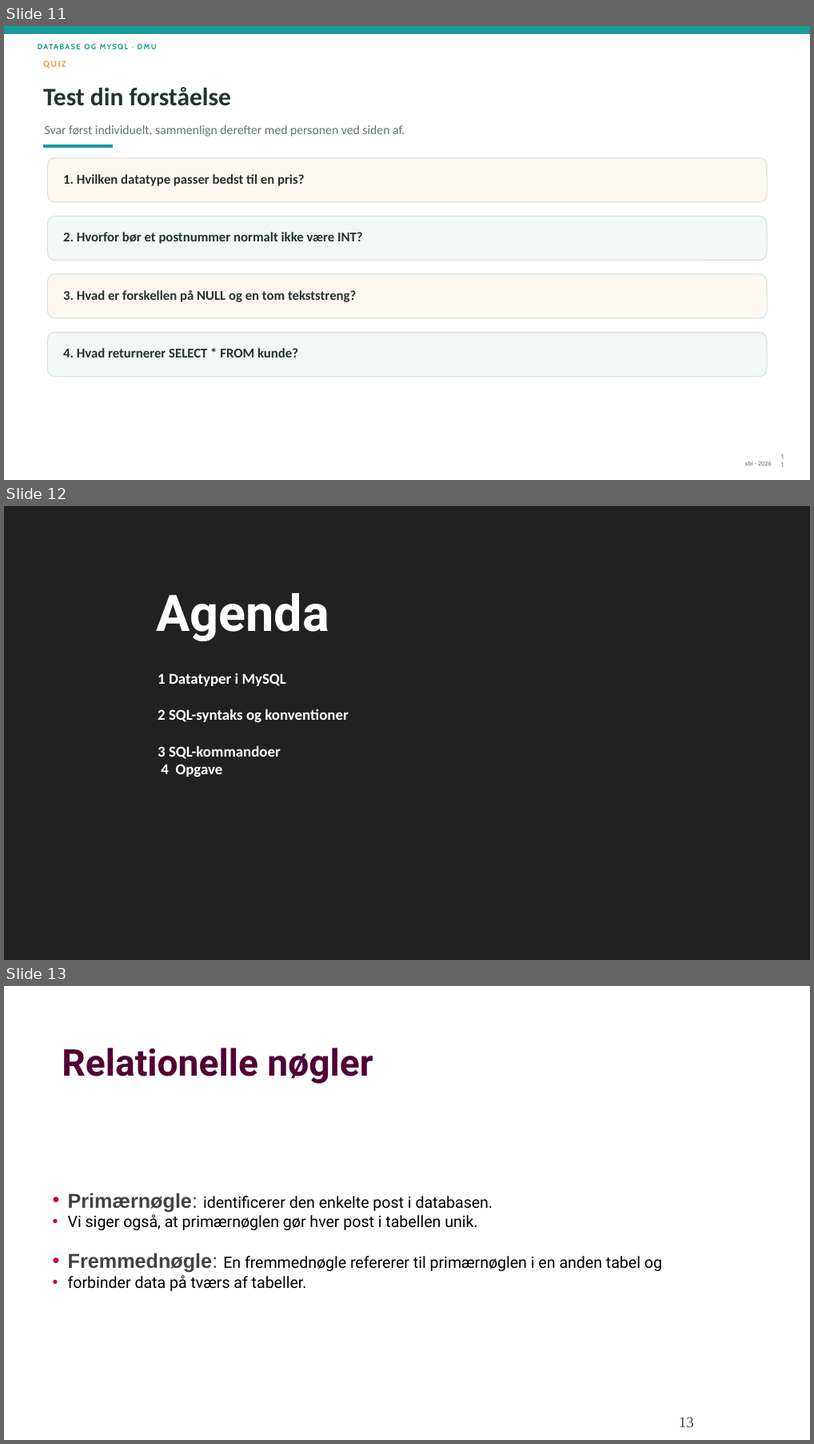
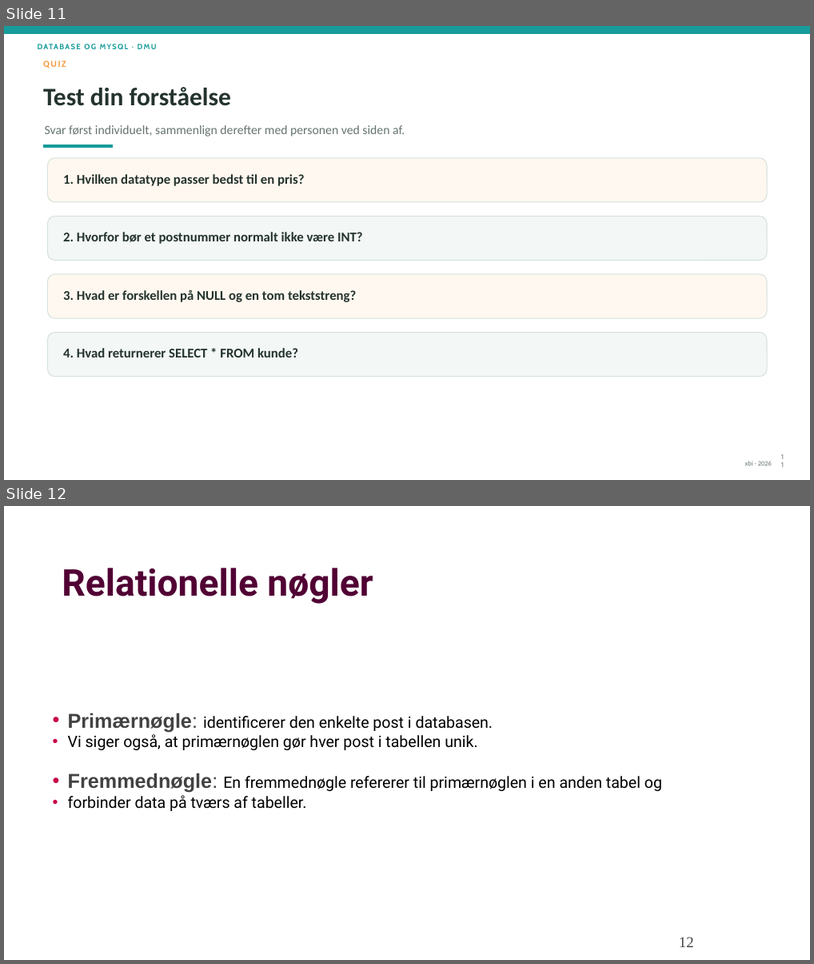
Before and after one commit to xiaoleibi/DMU26, a slide deck: DBPPT/DB Gang3 DataTyper.pptx. Shown one above the other, each under a label of ours: slides 11, 12 and 13 before the commit, slides 11 and 12 after it. The pictures are 814x1444 and 814x964 pixels, drawn with LibreOffice and Linux fonts; fonts in the diff are those of the drawing. Boxes give left, top, right and bottom in pixels: in the first picture for what was removed or moved away, otherwise in the second. Text is boxed around its words. In the diff, an @@ line names an element or a change of style, - is before the commit and + after.

```diff
--- a/DBPPT/DB Gang3 DataTyper.pptx
+++ b/DBPPT/DB Gang3 DataTyper.pptx
@@ slide 12 removed at bbox=[4, 506, 810, 960], background #212121 @@
@@ title removed at bbox=[156, 592, 330, 641] @@
-Agenda
@@ text removed at bbox=[158, 673, 348, 776] @@
-1 Datatyper i MySQL
-2 SQL-syntaks og konventioner
-3️ SQL-kommandoer
-4 Opgave
@@ what was slide 13 is now slide 12 @@
@@ page number at bbox=[679, 936, 694, 947]: text changed @@
-13
+12
```
Also in this commit, not shown: 7 slides changed, 1 other slide removed, 2 other files.
